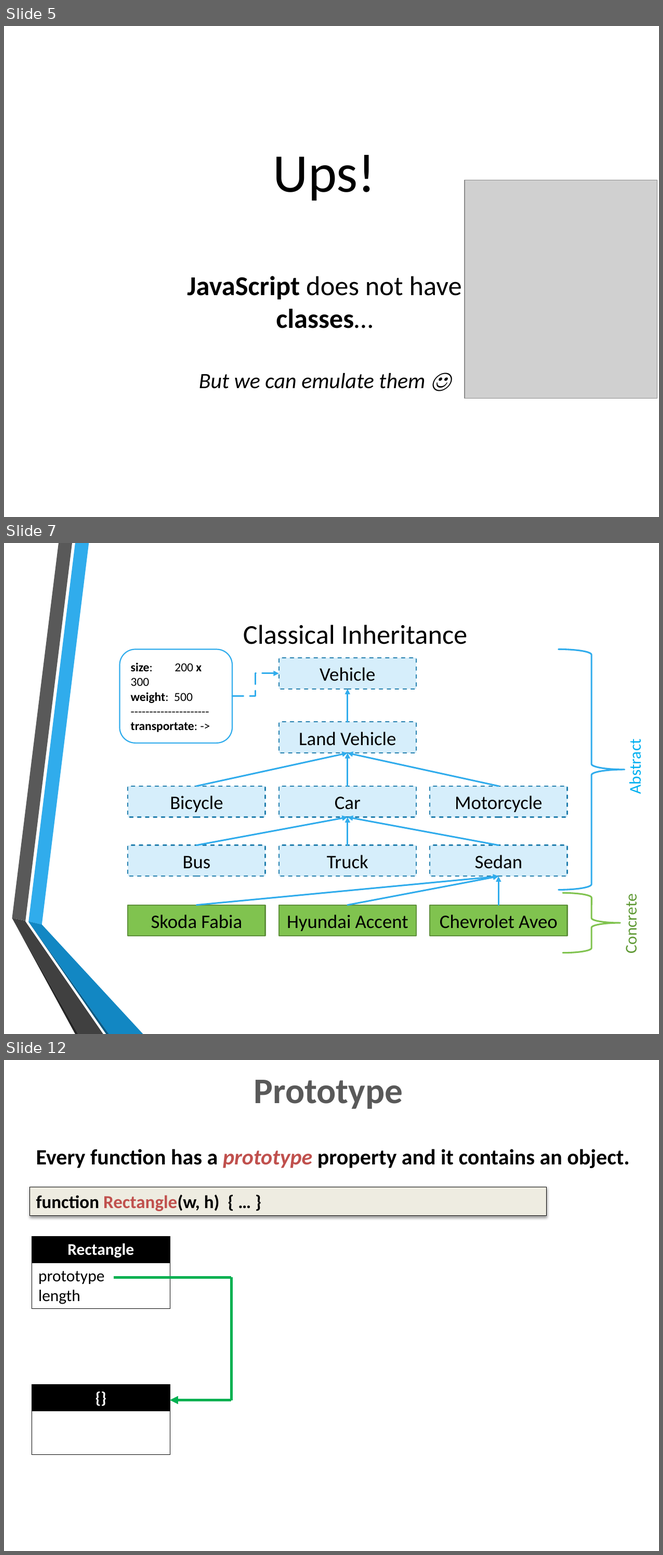
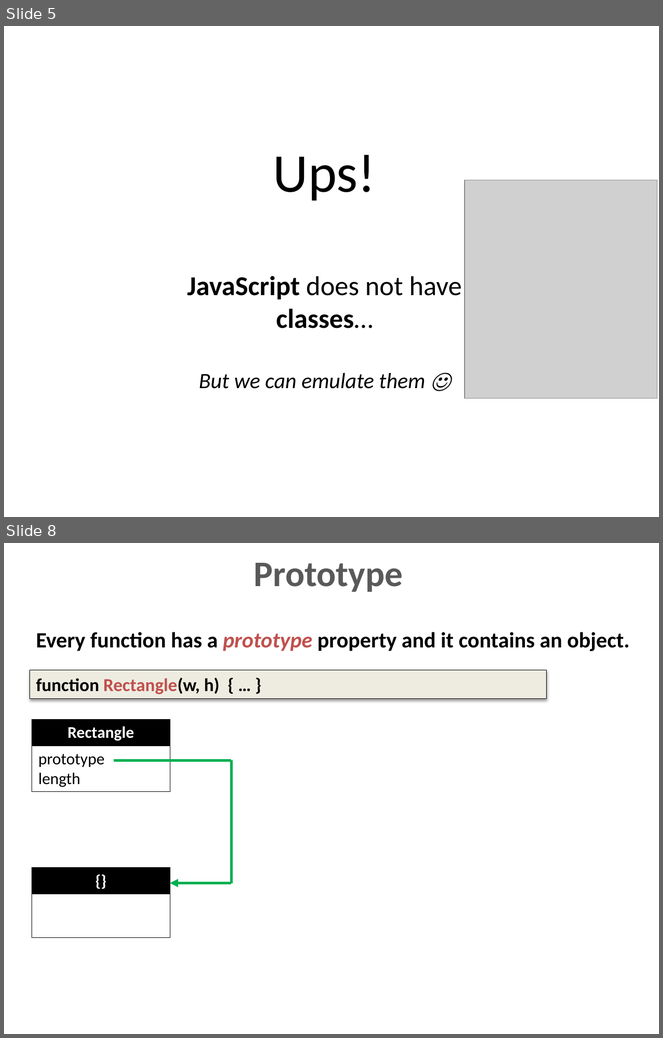
Before and after one commit to dzmitry-varabei/front-end-course, a slide deck: inheritance-in-javascript/Inheritance.pptx. Shown one above the other, each under a label of ours: slides 5, 7 and 12 before the commit, slides 5 and 8 after it; the slides between them are not shown. The pictures are 663x1555 and 663x1038 pixels, drawn with LibreOffice and Linux fonts; fonts in the diff are those of the drawing; grey boxes stand for pictures; background and template pictures are left out. Boxes give left, top, right and bottom in pixels: in the first picture for what was removed or moved away, otherwise in the second. Text is boxed around its words. In the diff, an @@ line names an element or a change of style, - is before the commit and + after.

```diff
--- a/inheritance-in-javascript/Inheritance.pptx
+++ b/inheritance-in-javascript/Inheritance.pptx
@@ slide 7 removed at [4,543,659,1034], background picture (left out) @@
@@ title removed at [243,625,468,644] @@
-Classical Inheritance
@@ rounded rectangle removed at [120,649,233,743] @@
-size: 200 x 300
-weight: 500
----------------------
-transportate: ->
@@ right brace removed at [559,649,625,890] @@
@@ rectangle removed at [279,657,417,689] @@
-Vehicle
@@ elbow arrow removed from (232, 696) to (279, 674) @@
@@ arrow removed from (348, 722) to (348, 689) @@
@@ rectangle removed at [279,722,417,753] @@
-Land Vehicle
@@ text removed at [625,744,645,793] @@
-Abstract
@@ arrow removed from (196, 786) to (348, 753) @@
@@ arrow removed from (348, 786) to (348, 753) @@
@@ arrow removed from (499, 786) to (348, 753) @@
@@ rectangle removed at [128,786,266,817] @@
-Bicycle
@@ rectangle removed at [279,786,417,817] @@
-Car
@@ rectangle removed at [430,786,568,817] @@
-Motorcycle
@@ arrow removed from (196, 846) to (348, 818) @@
@@ arrow removed from (348, 846) to (348, 818) @@
@@ arrow removed from (499, 846) to (348, 818) @@
@@ rectangle removed at [128,846,266,876] @@
-Bus
@@ rectangle removed at [279,846,417,876] @@
-Truck
@@ rectangle removed at [430,846,568,876] @@
-Sedan
@@ arrow removed from (196, 905) to (499, 876) @@
@@ arrow removed from (348, 905) to (499, 876) @@
@@ arrow removed from (499, 905) to (499, 876) @@
@@ right brace removed at [563,893,621,953] @@
@@ text removed at [621,900,641,952] @@
-Concrete
@@ rectangle removed at [128,905,266,936] @@
-Skoda Fabia
@@ rectangle removed at [279,905,417,936] @@
-Hyundai Accent
@@ rectangle removed at [430,905,568,936] @@
-Chevrolet Aveo
@@ group removed at [12,543,143,1034]: 6 freeform shapes @@
@@ what was slide 12 is now slide 8 @@
```
Also in this commit, not shown: 2 slides changed, 1 slide added, 4 other slides removed, 2 other files.
